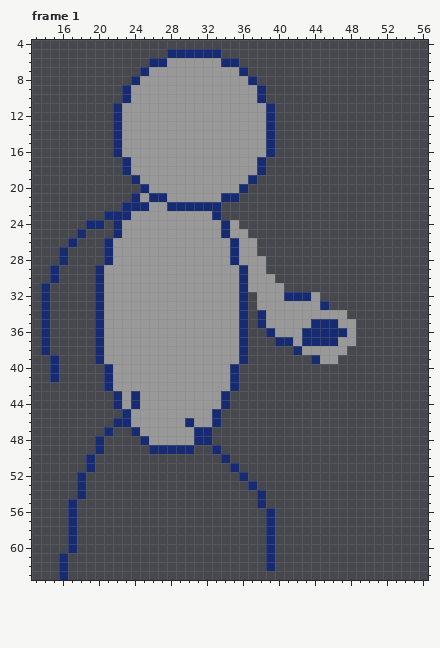
Edited in one commit: pixel-art file (images/AseSource/PH_Android.aseprite). Above: the version before the commit.
64x64 pixels, 1 frame. Shown: frame 1: x 13..56, y 4..63. The commit also changed other frames, which this record leaves out.
Once edited:
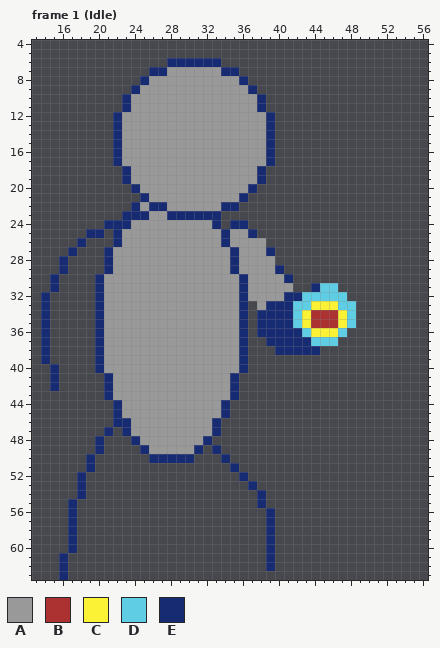
Palette (. is transparent): A #999999  B #ac3232  C #fbf236  D #5fcde4  E #172b73
Changes in this commit:
Changed rows in their new state; - is an unchanged pixel.
Frame 1 (Idle):
first column x 22:
 5 ------......------
 6 ----..EEEEEE..----
 7 ---.EE------EE.---
 8 --.E----------E.--
 9 -.E------------E.-
11 .E--------------E.
first column x 14:
17 --------EA--------------AE---------
19 ---------EA------------AE----------
20 ----------EA----------AE-----------
21 ----------.EAA------AAE------------
22 ---------.-AEEAAAAAAEE-------------
23 -------..-EE--EEEEE----------------
24 -----..E-E---------E.EE------------
25 ----.EE----------------E-----------
26 ---.E--.E-----------EA--A----------
27 --.E--------------------AE---------
28 -------------------------A---------
29 -.E---.E-------------EA--AE--------
30 --------------------------AE-------
31 .E-------------------------A--EDD--
32 -----------------------A-----DDDDD-
33 -------------------------EEEDDCCCDD
34 -------------------------EEEDCBBBCD
35 -------------------------EEEDCBBBCD
36 ------------------------E-EEEDCCCD.
37 -------------------------E--E-DDD..
38 --------------------------EE-EE...-
39 E.----------------------------...--
40 ------EA-------------AE------------
42 -E---------------------------------
43 -------EA-A---------AE-------------
44 ----------A------------------------
45 --------EA---------AE--------------
46 ----------------A------------------
47 ---------EA------AAE---------------
48 ----------EA-----A-----------------
49 -----------EAAAAAE-----------------
50 ------------EEEEE------------------
Changed places in both pictures, as pixel boxes (x1, y1, x2, y2):
changed: (113, 49, 275, 112)
changed: (41, 157, 356, 463)
